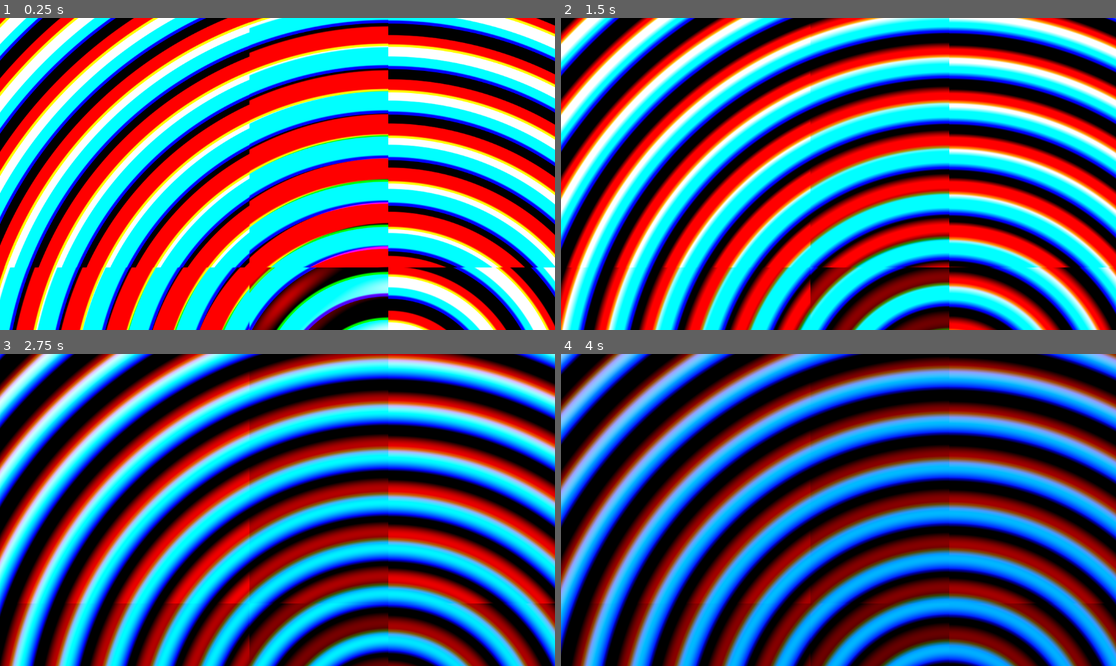
Above: before the commit, frames 1-4 (two rows, left to right).
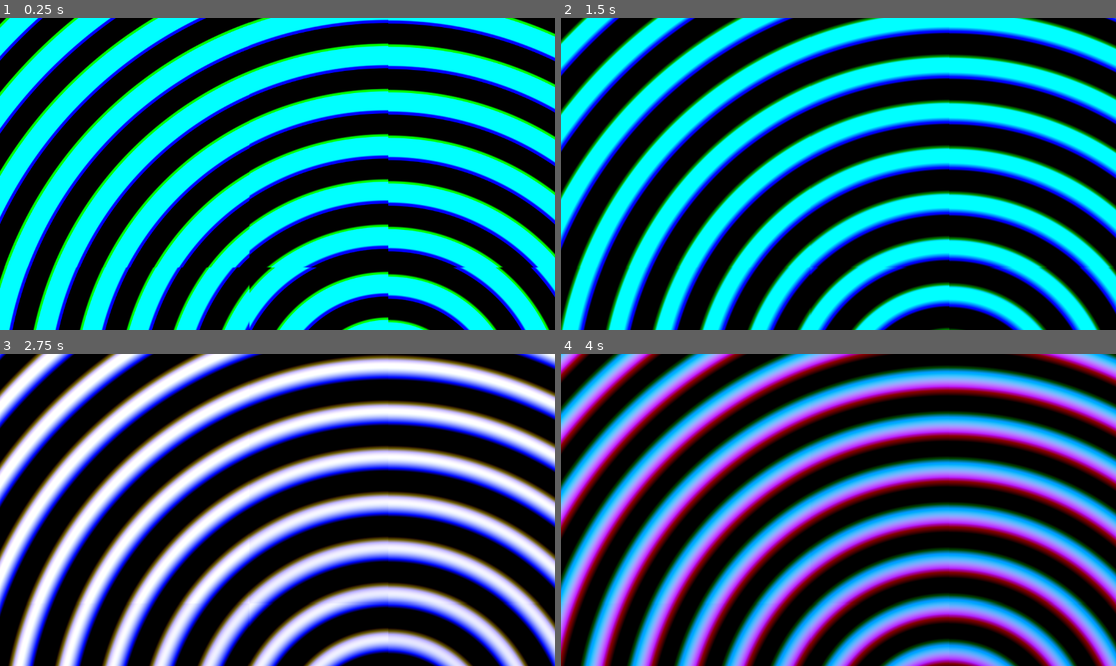
Above: after the commit, the same moments.

Repository: trevyn/shadertest
Game: Godot game, scene res://main.tscn
Two runs of this game, one before a commit and one after it. Both use one fixed random seed, a clock stepped at 60 frames per second and the inputs below. The engine's default icon, where the game draws it, is replaced by a stand-in: a white triangle on a blue panel in a dark square.
Inputs:
- Up to frame 1 (0.25 s): no input
- Up to frame 2 (1.5 s): hold D (right, bound only after the commit) 0.53-1.28 s; hold S (down, bound only after the commit) from 1.28 s (still down)
- Up to frame 3 (2.75 s): release S (down, bound only after the commit) at 2.03 s; hold D (right, bound only after the commit) from 2.03 s (still down)
- Up to frame 4 (4 s): release D (right, bound only after the commit) at 2.78 s; hold W (up, bound only after the commit) 2.78-3.53 s; hold A (left, bound only after the commit) from 3.53 s (still down)

The runs differ from the first frame. In frame 1, 49% of the frame differs, in the area x 0-100%, y 0-100%; in frame 2, 48%; in frame 3, 68%; in frame 4, 84%.

Commit message:
set shader uniforms based on input

Diff:
--- a/Sprite2D.gd
+++ b/Sprite2D.gd
@@ -12,3 +12,7 @@
 	var my_scale = viewportWidth / texture.get_size().x
 
 	set_scale(Vector2(my_scale, my_scale))
+
+func _physics_process(delta):
+	var input_direction = Input.get_vector("left", "right", "up", "down")
+	self.material.set_shader_parameter("blue", input_direction.x)
--- a/project.godot
+++ b/project.godot
@@ -14,3 +14,26 @@
 run/main_scene="res://main.tscn"
 config/features=PackedStringArray("4.2", "Forward Plus")
 config/icon="res://icon.svg"
+
+[input]
+
+left={
+"deadzone": 0.5,
+"events": [Object(InputEventKey,"resource_local_to_scene":false,"resource_name":"","device":-1,"window_id":0,"alt_pressed":false,"shift_pressed":false,"ctrl_pressed":false,"meta_pressed":false,"pressed":false,"keycode":0,"physical_keycode":65,"key_label":0,"unicode":97,"echo":false,"script":null)
+]
+}
+down={
+"deadzone": 0.5,
+"events": [Object(InputEventKey,"resource_local_to_scene":false,"resource_name":"","device":-1,"window_id":0,"alt_pressed":false,"shift_pressed":false,"ctrl_pressed":false,"meta_pressed":false,"pressed":false,"keycode":0,"physical_keycode":83,"key_label":0,"unicode":115,"echo":false,"script":null)
+]
+}
+right={
+"deadzone": 0.5,
+"events": [Object(InputEventKey,"resource_local_to_scene":false,"resource_name":"","device":-1,"window_id":0,"alt_pressed":false,"shift_pressed":false,"ctrl_pressed":false,"meta_pressed":false,"pressed":false,"keycode":0,"physical_keycode":68,"key_label":0,"unicode":100,"echo":false,"script":null)
+]
+}
+up={
+"deadzone": 0.5,
+"events": [Object(InputEventKey,"resource_local_to_scene":false,"resource_name":"","device":-1,"window_id":0,"alt_pressed":false,"shift_pressed":false,"ctrl_pressed":false,"meta_pressed":false,"pressed":false,"keycode":0,"physical_keycode":87,"key_label":0,"unicode":119,"echo":false,"script":null)
+]
+}
